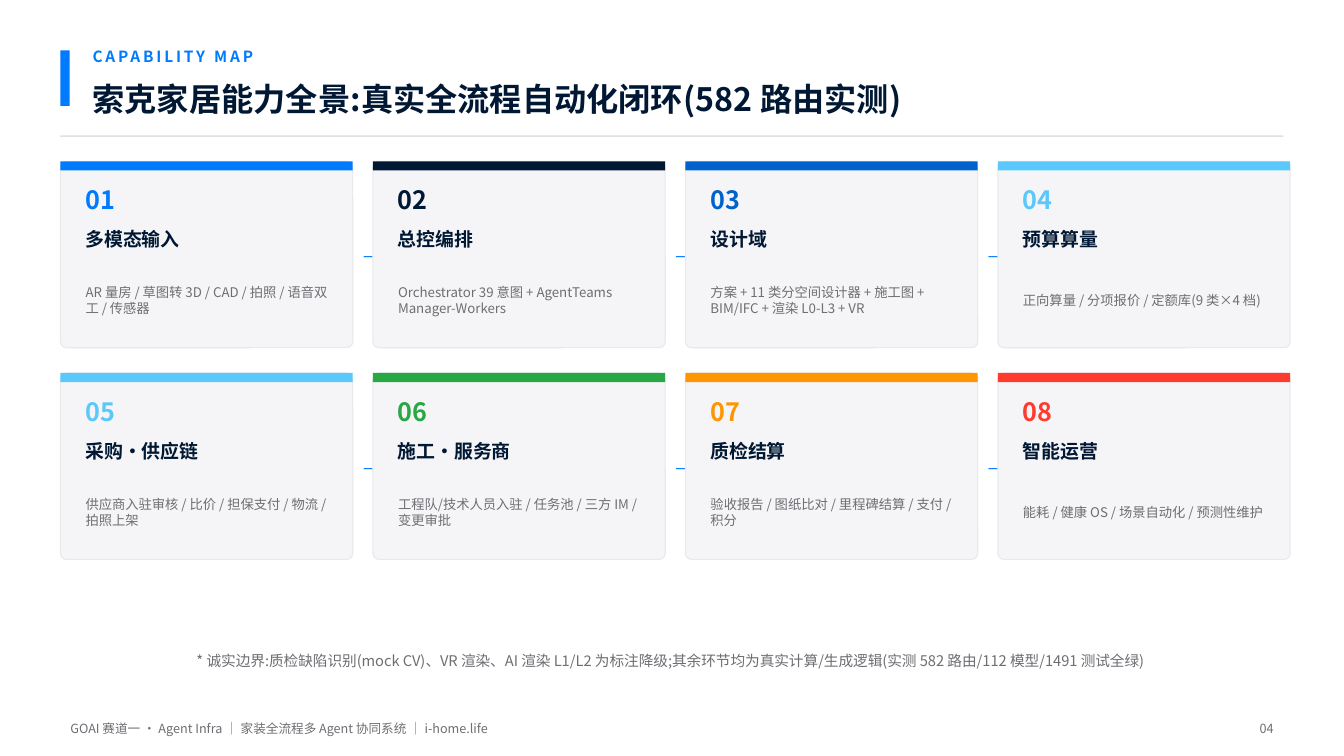
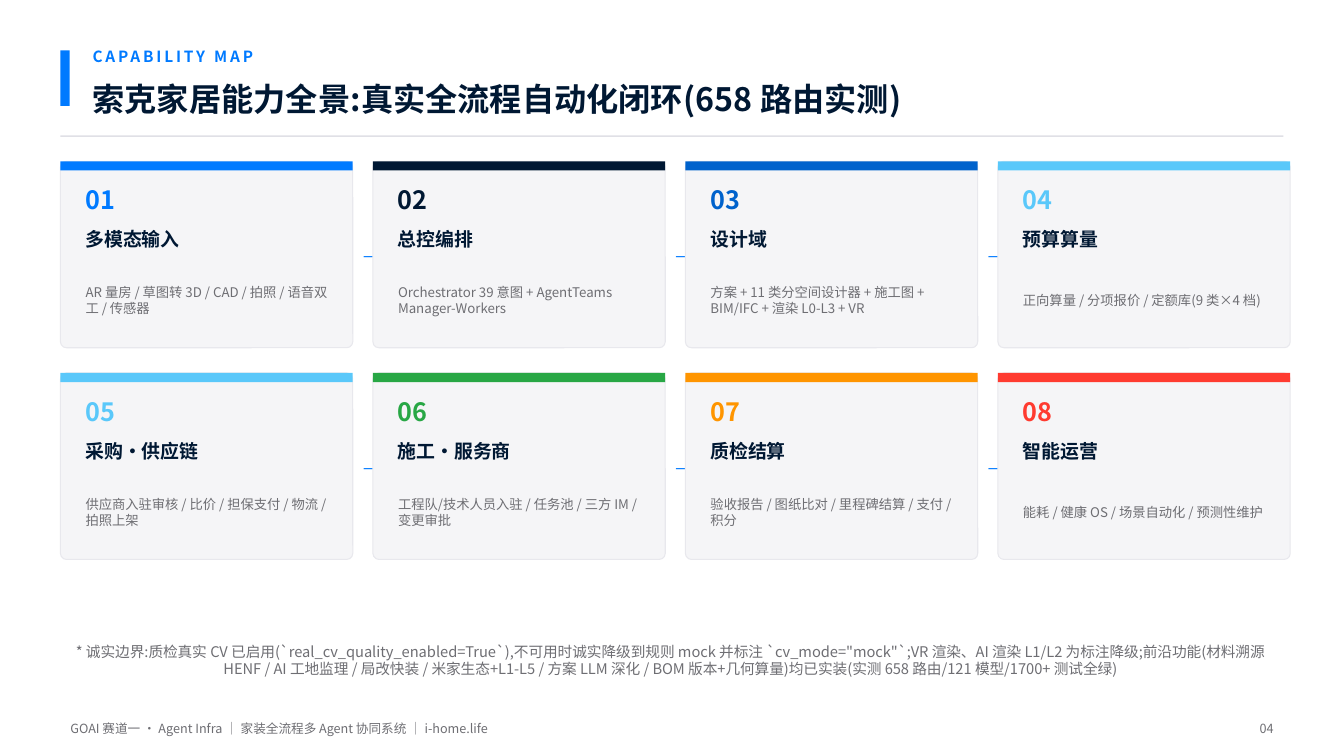
Before and after one commit to SUOKE2024/i-home.life, a slide deck: slide 4 of goai-agent-infra/ppt/GOAI初赛-家装全流程多Agent协同系统.pptx. Drawn at 1344x756 pixels with LibreOffice and Linux fonts; fonts in the diff are those of the drawing. Boxes give left, top, right and bottom in pixels: in the first picture for what was removed or moved away, otherwise in the second. Text is boxed around its words. In the diff, an @@ line names an element or a change of style, - is before the commit and + after.

Commit message:
feat: 前沿功能批次A落地 + 参赛材料V3.2 — HENF/局改快装/米家生态/AI工地监理/智能评级
为 GOAI 初赛交付落地一批前沿能力，并同步参赛材料至 V3.2（含 W3C Trace / MCP Enterprise）。

后端新功能：
- F50 材料溯源 HENF：eco_materials API/service/model + board_trace_henf 迁移
- F49 局改快装：partial_renovation 快装套餐 + quick_install_package_columns 迁移
- F46 米家生态：ecosystem_bridge 深化 + ecosystem API 扩展
- F48 AI 工地监理：supervision_patrol_service + construction API 缺陷识别
- 智能评级：smart_level_service + test_smart_level
- F45 LLM 深化 / F7 BOM 版本管理：solution_first_service 扩展

MCP / 配置：
- app/mcp/extensions/enterprise.py：MCP Enterprise 扩展
- app/mcp/server.py：路由注册
- .env.example / config.py：新增 REAL_CV_QUALITY_ENABLED feature flag

测试补全（符合"新增 API 必须补测试"门禁）：
- test_construction / test_eco_materials / test_partial_renovation
- test_solution_first / test_mcp_2026_07_28 / test_smart_level
- tests/fixtures/sample_floorplan.dxf

工具脚本：
- scripts/test_auto_relogin.py：401 自动重登录 + token 缓存
- scripts/seed_appliance_data.py：家电种子数据

参赛材料 V3.2：
- 初赛-方案.md / 作品简介.md / 提交清单.md / deck.js / pptx 同步更新
- docs/知识产权申报研究报告.md + docs/superpowers/specs/2026-08-04-frontier-research.md

前端构建产物同步刷新。

```diff
--- a/goai-agent-infra/ppt/GOAI初赛-家装全流程多Agent协同系统.pptx
+++ b/goai-agent-infra/ppt/GOAI初赛-家装全流程多Agent协同系统.pptx
@@ text at box(93, 83, 901, 118): text changed @@
-索克家居能力全景:真实全流程自动化闭环(582 路由实测)
+索克家居能力全景:真实全流程自动化闭环(658 路由实测)
@@ text at box(86, 644, 1265, 677): text changed @@
-* 诚实边界:质检缺陷识别(mock CV)、VR 渲染、AI 渲染 L1/L2 为标注降级;其余环节均为真实计算/生成逻辑(实测 582 路由/112 模型/1491 测试全绿)
+* 诚实边界:质检真实 CV 已启用(`real_cv_quality_enabled=True`),不可用时诚实降级到规则 mock 并标注 `cv_mode="mock"`;VR 渲染、AI 渲染 L1/L2 为标注降级;前沿功能(材料溯源 HENF / AI 工地监理 / 局改快装 / 米家生态+L1-L5 / 方案 LLM 深化 / BOM 版本+几何算量)均已实装(实测 658 路由/121 模型/1700+ 测试全绿)
```
Also in this commit, not shown: 13 other slides changed, 1 slide added, 44 other files.
